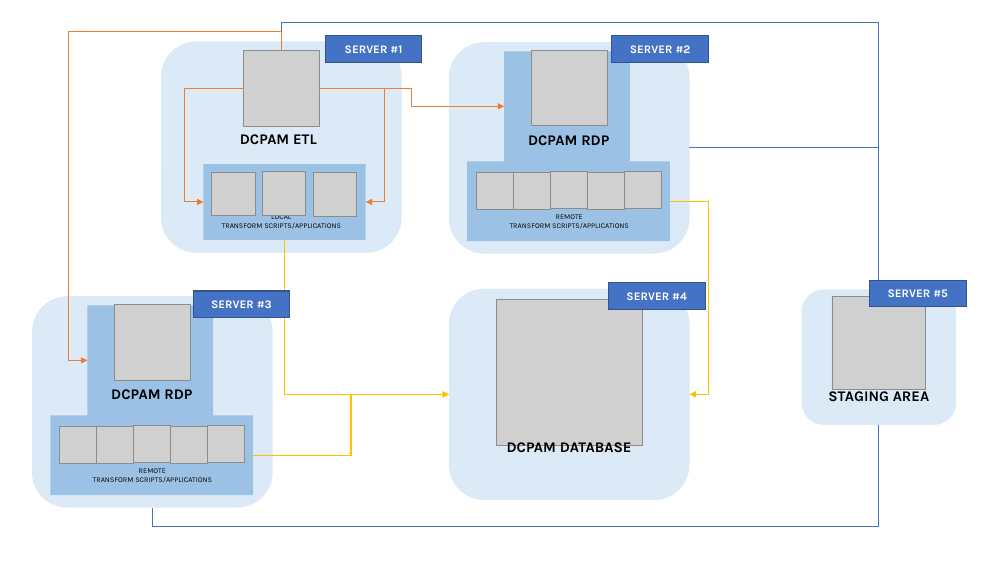
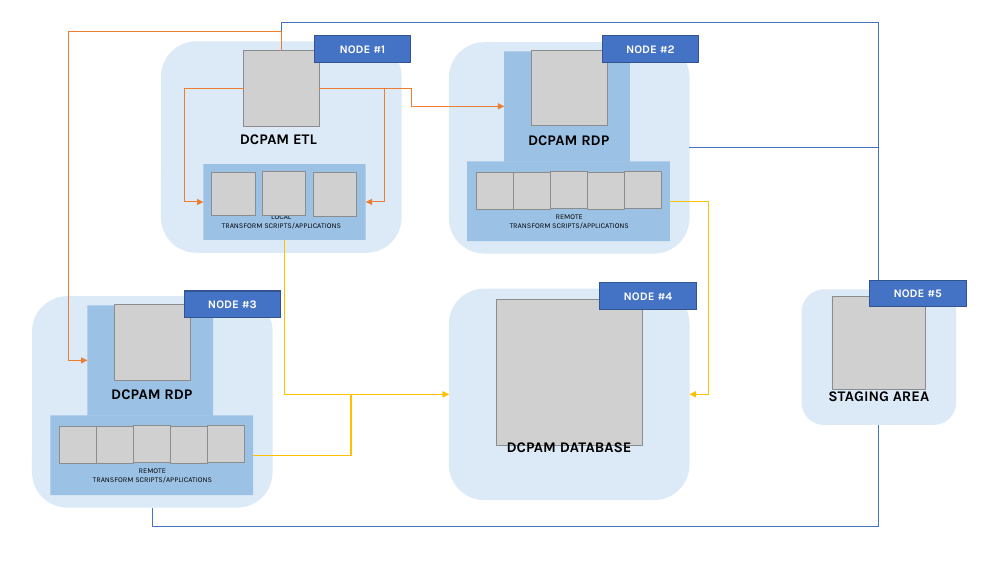
Before and after one commit to OrionExplorer/dcpam, a slide deck: slide 2 of docs/dwh.pptx. Drawn at 1008x567 pixels with LibreOffice and Linux fonts; fonts in the diff are those of the drawing; grey boxes stand for pictures. Boxes give left, top, right and bottom in pixels: in the first picture for what was removed or moved away, otherwise in the second. Text is boxed around its words. In the diff, an @@ line names an element or a change of style, - is before the commit and + after.

```diff
--- a/docs/dwh.pptx
+++ b/docs/dwh.pptx
@@ 4 rectangles: place and size @@
-4 rectangles at <box>193,36,709,318</box>
+4 rectangles at <box>185,36,699,318</box>
@@ text in rectangle at <box>340,45,385,53</box>: text changed @@
-SERVER #1
+NODE #1
@@ text in rectangle at <box>626,45,675,53</box>: text changed @@
-SERVER #2
+NODE #2
@@ text in rectangle at <box>624,292,673,300</box>: text changed @@
-SERVER #4
+NODE #4
@@ text in rectangle at <box>894,289,942,297</box>: text changed @@
-SERVER #5
+NODE #5
@@ text in rectangle at <box>208,300,257,308</box>: text changed @@
-SERVER #3
+NODE #3
```
Also in this commit, not shown: 2 other files.
